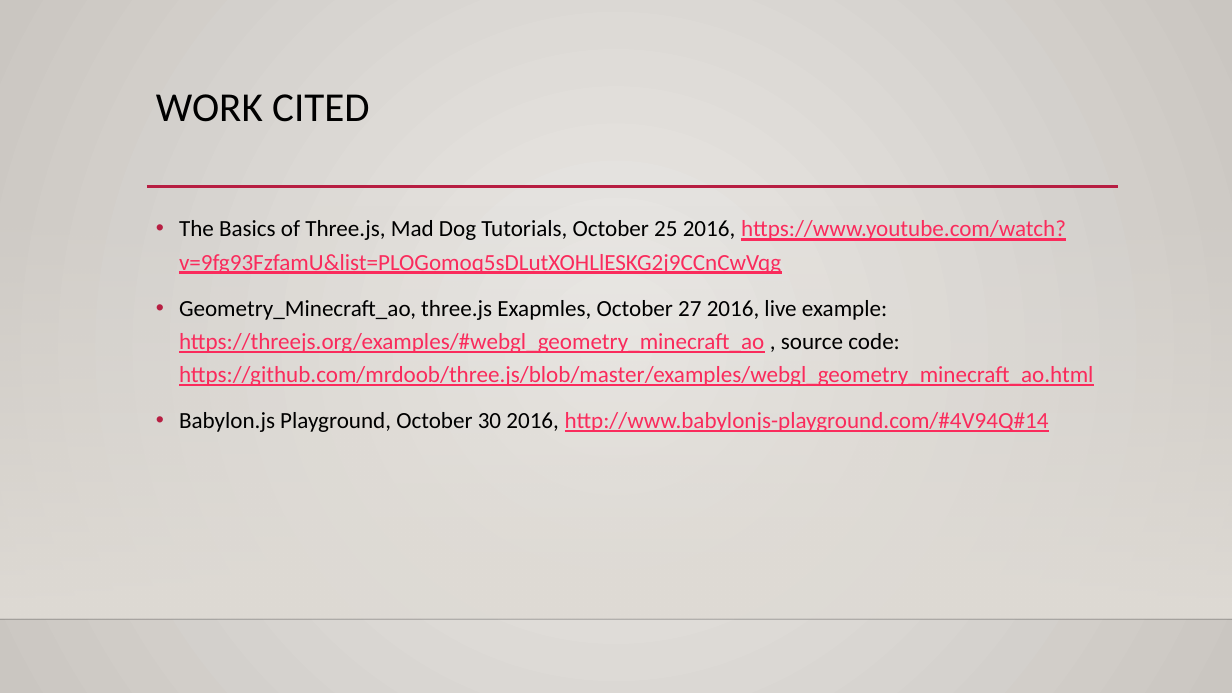
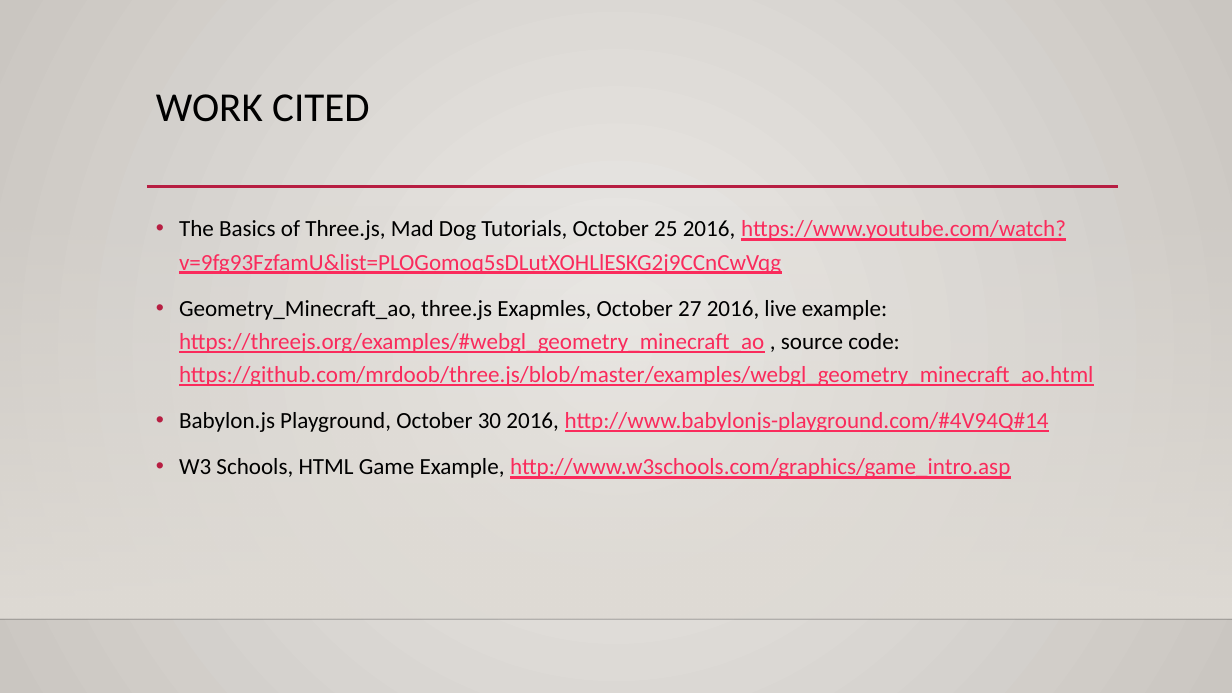
Before and after one commit to RebekahManweiler/MazeWalkThrough, a slide deck: slide 11 of MazePrototypePresentation.pptx. Drawn at 1232x693 pixels with LibreOffice and Linux fonts; fonts in the diff are those of the drawing; background and template pictures are left out. Boxes give left, top, right and bottom in pixels: in the first picture for what was removed or moved away, otherwise in the second. Text is boxed around its words. In the diff, an @@ line names an element or a change of style, - is before the commit and + after.

Commit message:
Updated Works Cited slide

```diff
--- a/MazePrototypePresentation.pptx
+++ b/MazePrototypePresentation.pptx
@@ text at bbox=[179, 458, 1010, 479]: paragraph added @@
+• W3 Schools, HTML Game Example, http://www.w3schools.com/graphics/game_intro.asp
```
